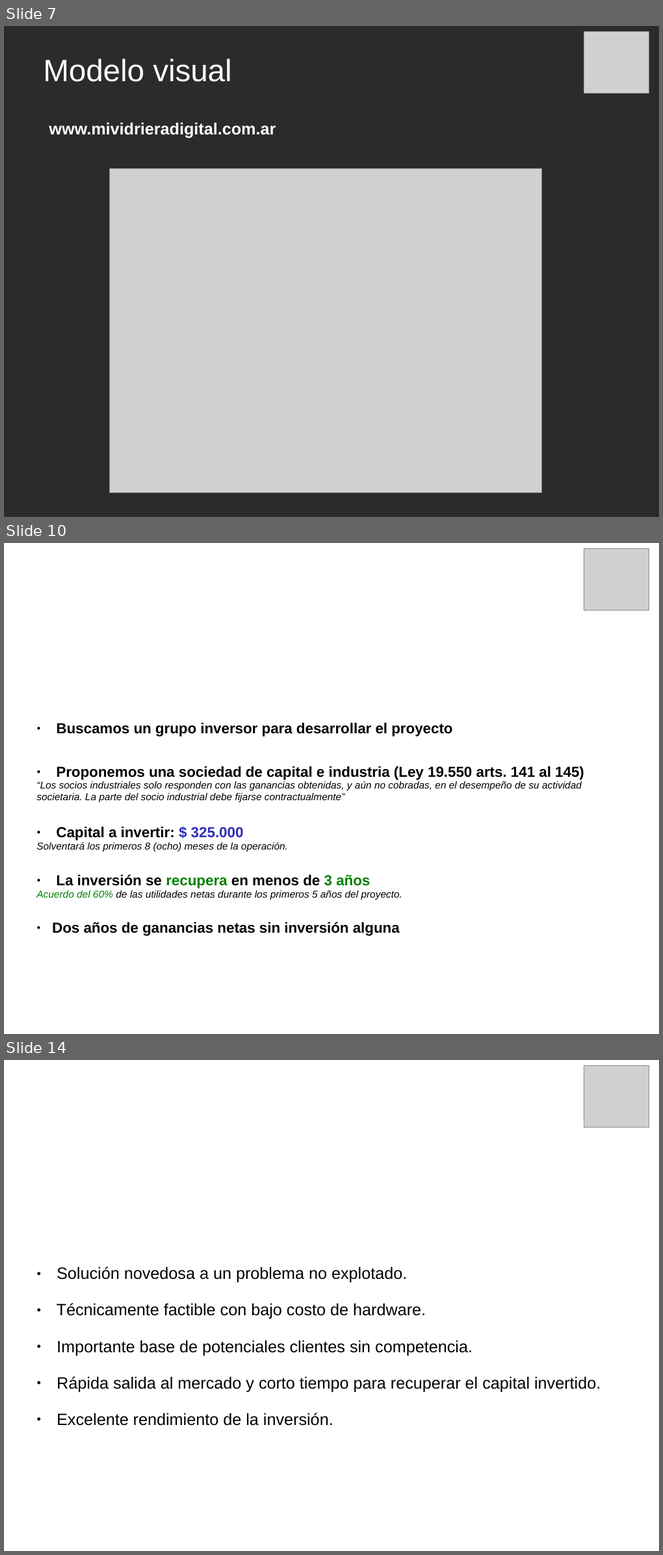
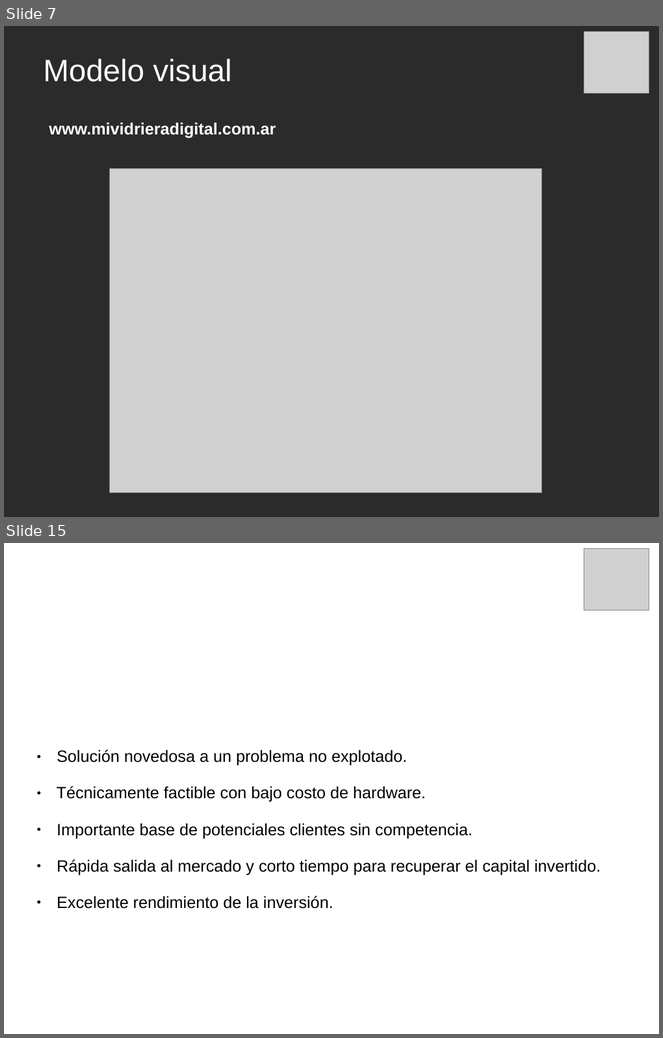
Before and after one commit to carlamadeo/proyectosfacultad, a slide deck: FPI/Vidriera Digital/FPI-V4.ppt. Shown one above the other, each under a label of ours: slides 7, 10 and 14 before the commit, slides 7 and 15 after it; the slides between them are not shown. The pictures are 663x1555 and 663x1038 pixels, drawn with LibreOffice and Linux fonts; fonts in the diff are those of the drawing; grey boxes stand for pictures; background and template pictures are left out; a plain dark background stands for a picture behind light text. Boxes give left, top, right and bottom in pixels: in the first picture for what was removed or moved away, otherwise in the second. Text is boxed around its words. In the diff, an @@ line names an element or a change of style, - is before the commit and + after.

```diff
--- a/FPI/Vidriera Digital/FPI-V4.ppt
+++ b/FPI/Vidriera Digital/FPI-V4.ppt
@@ slide 10 removed at [4, 543, 659, 1034], background picture (left out) @@
@@ title removed at [35, 543, 625, 625] @@
-Relación con el grupo inversor
@@ picture removed at [584, 549, 649, 611] @@
@@ text removed at [32, 634, 272, 659] @@
-www.mividrieradigital.com.ar
@@ subtitle removed at [36, 722, 584, 936] @@
-● Buscamos un grupo inversor para desarrollar el proyecto
-● Proponemos una sociedad de capital e industria (Ley 19.550 arts. 141 al 145)
-“Los socios industriales solo responden con las ganancias obtenidas, y aún no cobradas, en el desempeño de su actividad societaria. La parte del socio industrial debe fijarse contractualmente”
-● Capital a invertir: $ 325.000
-Solventará los primeros 8 (ocho) meses de la operación.
-● La inversión se recupera en menos de 3 años
-Acuerdo del 60% de las utilidades netas durante los primeros 5 años del proyecto.
-● Dos años de ganancias netas sin inversión alguna
@@ what was slide 14 is now slide 15 @@
```
Also in this commit, not shown: 4 slides changed, 6 slides added, 4 other slides removed, 1 other file.
